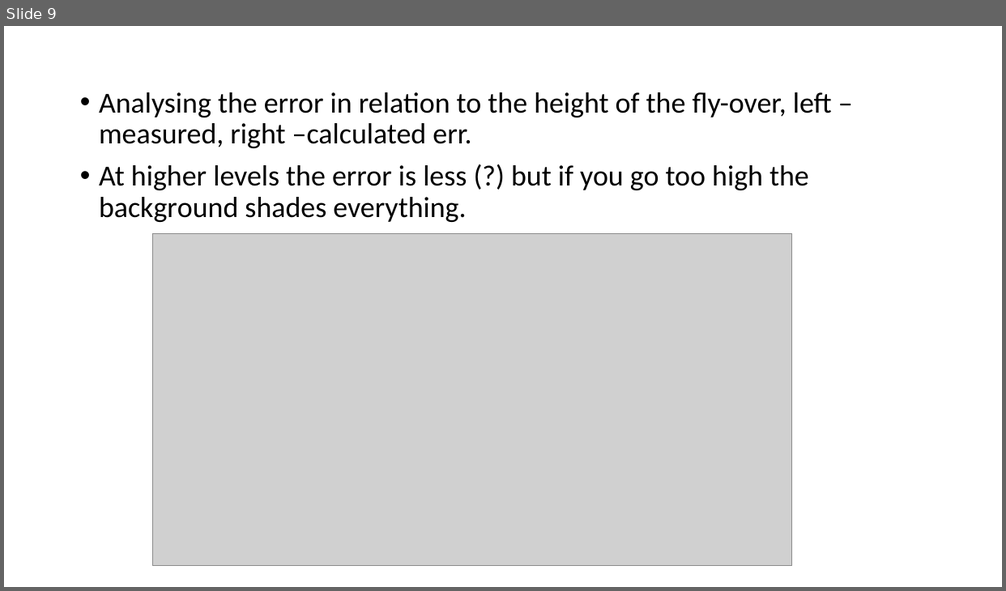
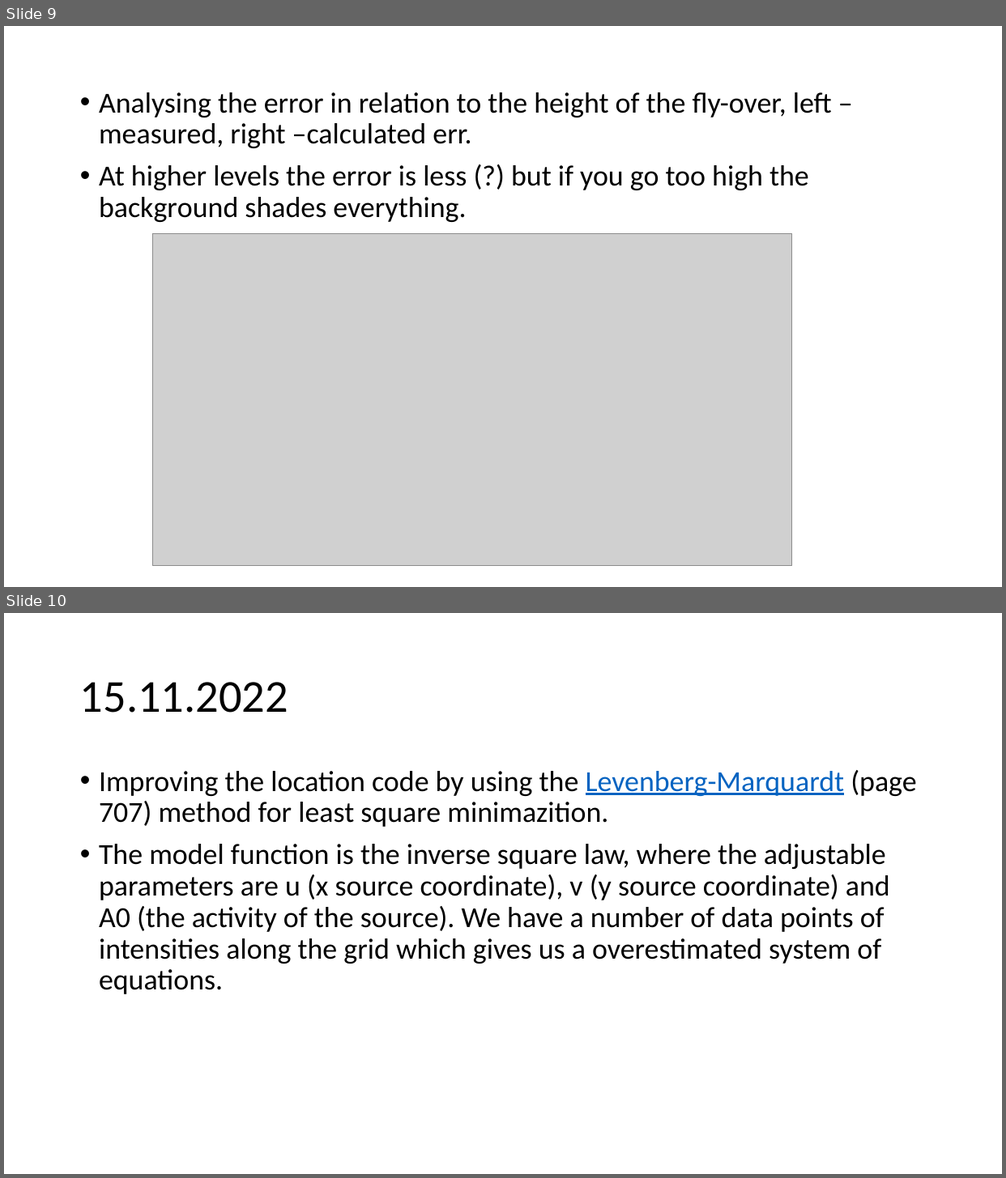
Before and after one commit to urhtrinko/DroneRadioactivity_student_job, a slide deck: reports/work_diary.pptx. Shown one above the other, each under a label of ours: slide 9 before the commit, slides 9 and 10 after it. The pictures are 1006x591 and 1006x1178 pixels, drawn with LibreOffice and Linux fonts; fonts in the diff are those of the drawing; grey boxes stand for pictures. Boxes give left, top, right and bottom in pixels: in the first picture for what was removed or moved away, otherwise in the second. Text is boxed around its words. In the diff, an @@ line names an element or a change of style, - is before the commit and + after.

Commit message:
Work on improved SPS and LM method for location

```diff
--- a/reports/work_diary.pptx
+++ b/reports/work_diary.pptx
@@ slide 10 added at bbox=[4, 613, 1002, 1174], background #FFFFFF @@
@@ title added at bbox=[80, 682, 288, 713], 44 pt, text #000000 @@
+15.11.2022
@@ text added at bbox=[99, 770, 916, 995], 28 pt, text #000000 @@
+• Improving the location code by using the Levenberg-Marquardt (page 707) method for least square minimazition.
+• The model function is the inverse square law, where the adjustable parameters are u (x source coordinate), v (y source coordinate) and A0 (the activity of the source). We have a number of data points of intensities along the grid which gives us a overestimated system of equations.
```
Also in this commit, not shown: 4 other files.
